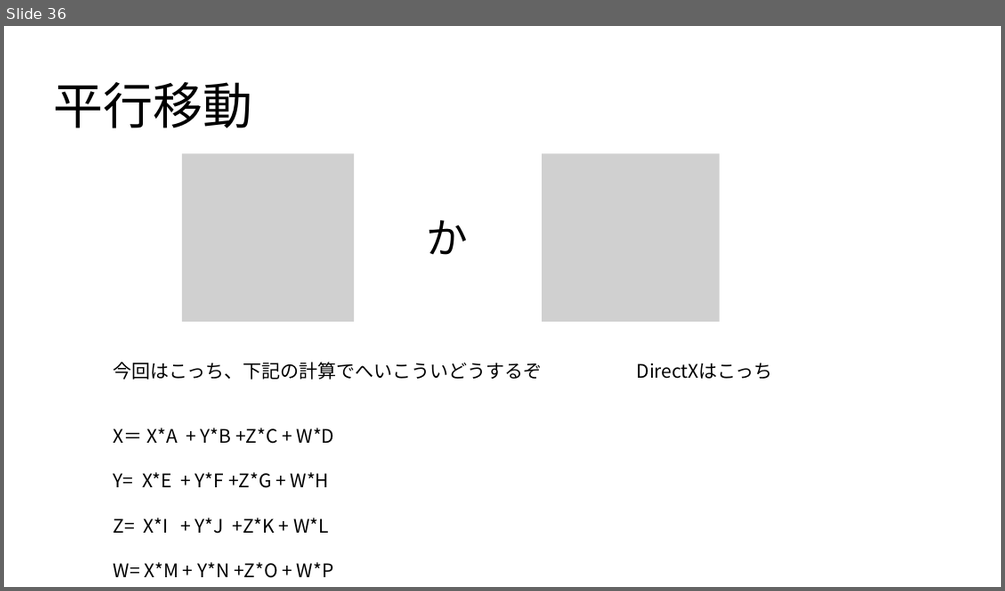
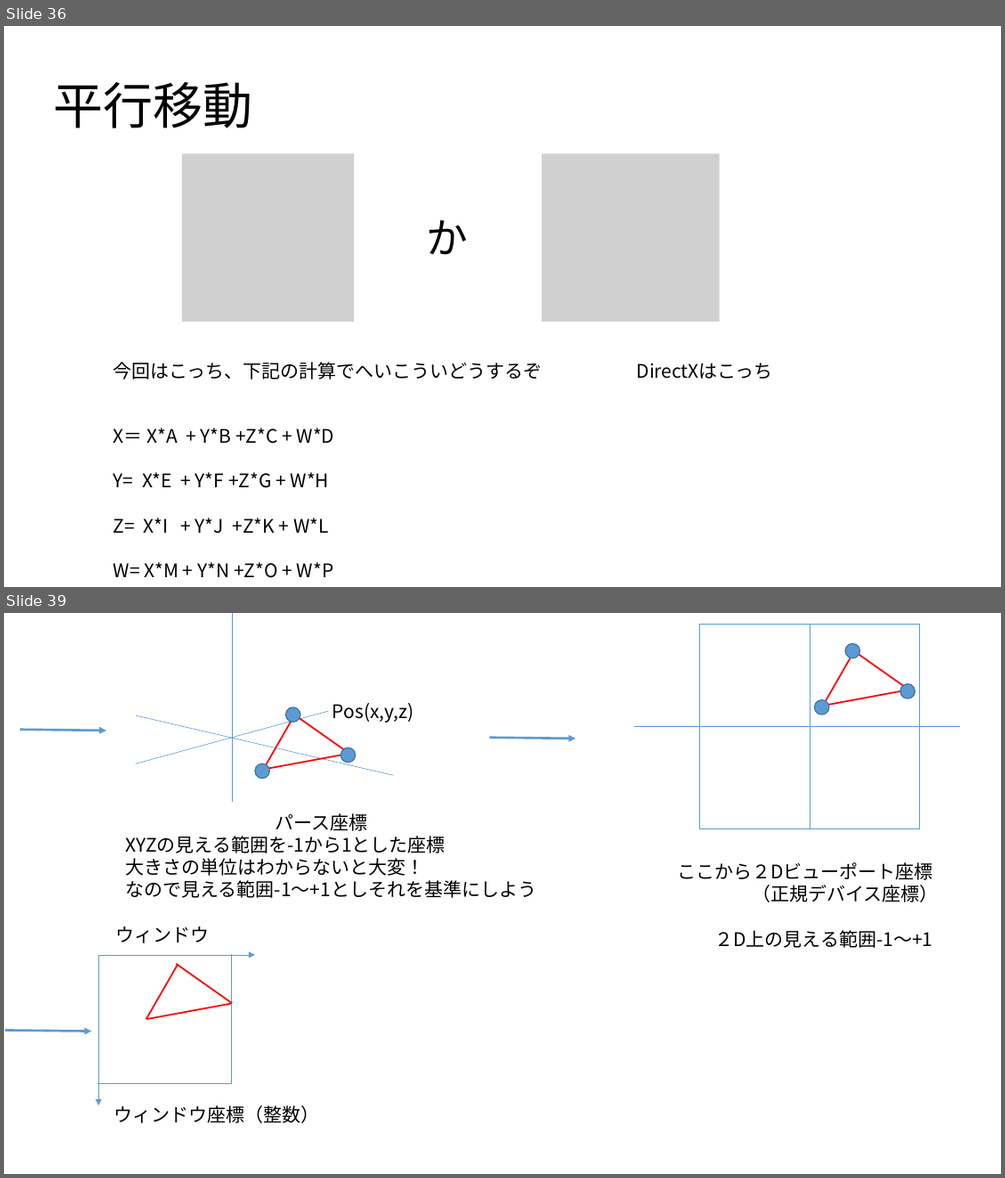
Before and after one commit to UMA729/MySchoolDatas, a slide deck: ゲ数Ⅱ/ゲーム数学.pptx. Shown one above the other, each under a label of ours: slide 36 before the commit, slides 36 and 39 after it; the slides between them are not shown. The pictures are 1005x591 and 1005x1178 pixels, drawn with LibreOffice and Linux fonts; fonts in the diff are those of the drawing; grey boxes stand for pictures. Boxes give left, top, right and bottom in pixels: in the first picture for what was removed or moved away, otherwise in the second. Text is boxed around its words. In the diff, an @@ line names an element or a change of style, - is before the commit and + after.

```diff
--- a/ゲ数Ⅱ/ゲーム数学.pptx
+++ b/ゲ数Ⅱ/ゲーム数学.pptx
@@ slide 39 added at (x1=4, y1=613, x2=1001, y2=1174), background #FFFFFF @@
@@ rectangle added at (x1=699, y1=625, x2=920, y2=829), outline #5B9BD5 1 pt @@
@@ line added from (809, 829) to (809, 625), #5B9BD5 0.5 pt @@
@@ group added at (x1=136, y1=613, x2=413, y2=802): 6 lines, 3 ellipses, 1 text @@
+Pos(x,y,z)
@@ group added at (x1=815, y1=643, x2=915, y2=714): 3 lines, 3 ellipses @@
@@ arrow added from (20, 730) to (106, 730), #5B9BD5 2.25 pt @@
@@ arrow added from (489, 737) to (575, 738), #5B9BD5 2.25 pt @@
@@ line added from (634, 727) to (960, 727), #5B9BD5 0.5 pt @@
@@ text added at (x1=126, y1=813, x2=537, y2=898), 18 pt, text #000000 @@
+パース座標
+XYZの見える範囲を-1から1とした座標
+大きさの単位はわからないと大変！
+なので見える範囲-1～+1としそれを基準にしよう
@@ text added at (x1=677, y1=862, x2=938, y2=948), 18 pt, text #000000 @@
+ここから２Dビューポート座標
+（正規デバイス座標）
+２D上の見える範囲-1～+1
@@ text added at (x1=115, y1=926, x2=209, y2=943), 18 pt, text #000000 @@
+ウィンドウ
@@ arrow added from (98, 955) to (255, 955), #5B9BD5 0.5 pt @@
@@ arrow added from (98, 955) to (98, 1105), #5B9BD5 0.5 pt @@
@@ line added from (231, 954) to (231, 1083), #5B9BD5 0.5 pt @@
@@ line added from (146, 1019) to (178, 964), #FF0000 1.5 pt @@
@@ line added from (176, 964) to (232, 1004), #FF0000 1.5 pt @@
@@ line added from (146, 1019) to (231, 1004), #FF0000 1.5 pt @@
@@ arrow added from (6, 1030) to (91, 1031), #5B9BD5 2.25 pt @@
@@ line added from (97, 1083) to (231, 1083), #5B9BD5 0.5 pt @@
@@ text added at (x1=113, y1=1105, x2=319, y2=1123), 18 pt, text #000000 @@
+ウィンドウ座標（整数）
```
Also in this commit, not shown: 1 slide changed, 10 other slides added, 27 other files.
